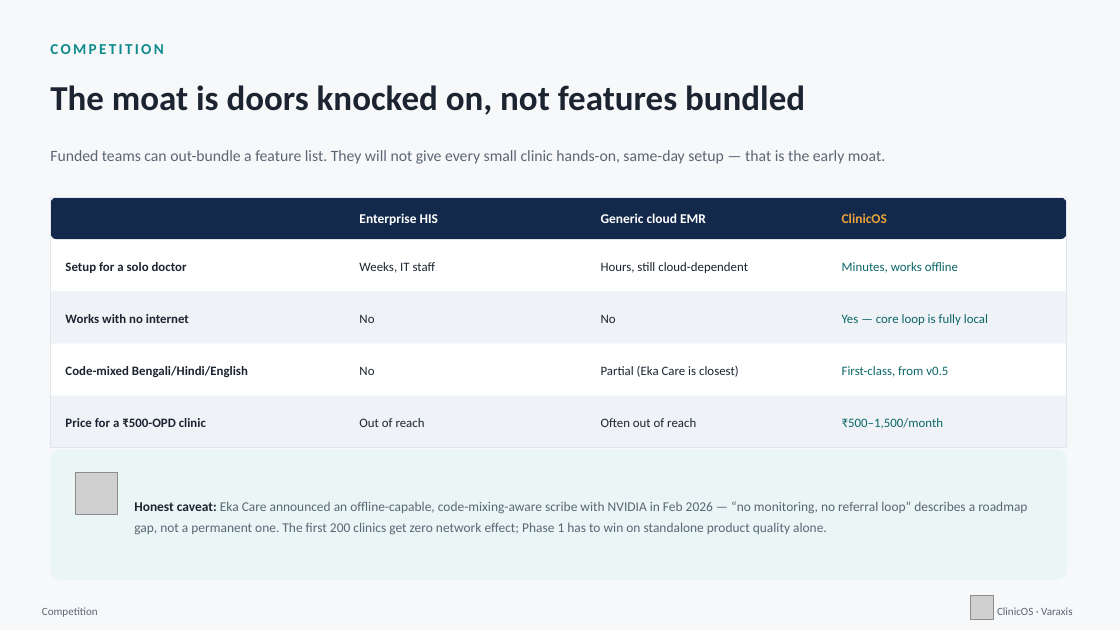
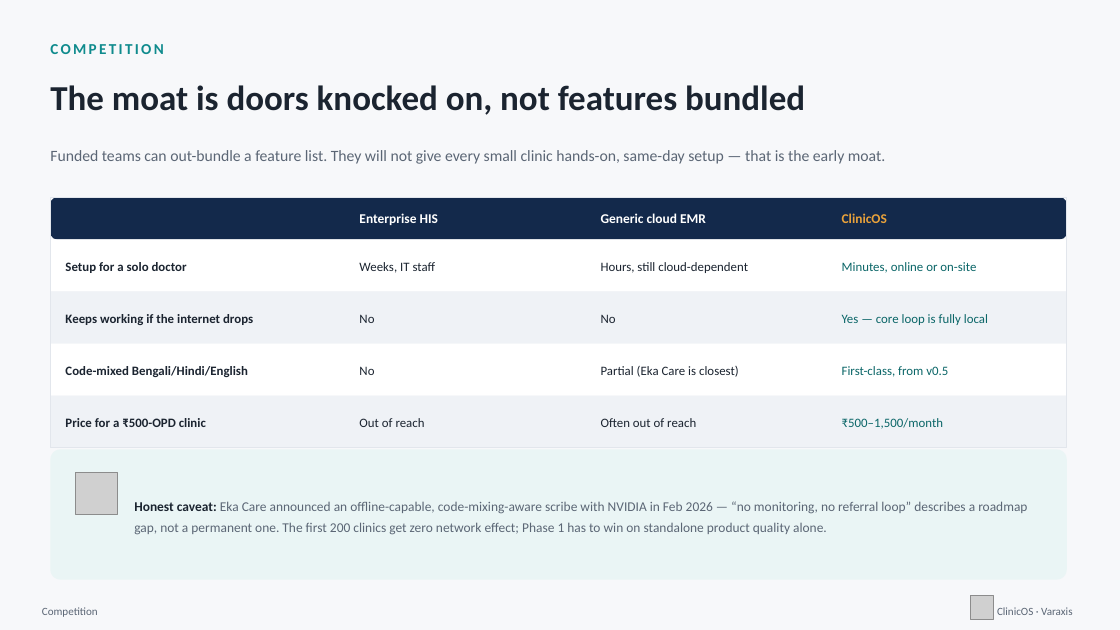
Before and after one commit to realishaanseal/clinicos, a slide deck: slide 11 of artifacts/ClinicOS_Hackathon_Deck.pptx. Drawn at 1120x630 pixels with LibreOffice and Linux fonts; fonts in the diff are those of the drawing; grey boxes stand for pictures. Boxes give left, top, right and bottom in pixels: in the first picture for what was removed or moved away, otherwise in the second. Text is boxed around its words. In the diff, an @@ line names an element or a change of style, - is before the commit and + after.

```diff
--- a/artifacts/ClinicOS_Hackathon_Deck.pptx
+++ b/artifacts/ClinicOS_Hackathon_Deck.pptx
@@ text at box(842, 262, 976, 273): text changed @@
-Minutes, works offline
+Minutes, online or on-site
@@ text at box(65, 314, 253, 325): text changed @@
-Works with no internet
+Keeps working if the internet drops
```
Also in this commit, not shown: 6 other slides changed, 10 other files.
